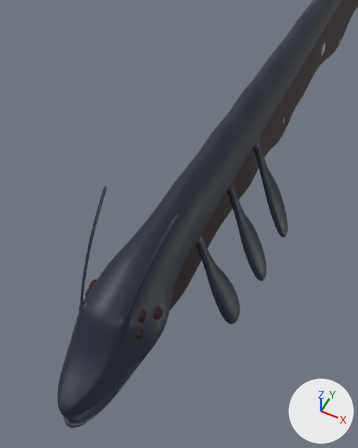
Renders of the FBX model Assets/Models/Monsters/EelModel.fbx from each side of a commit.
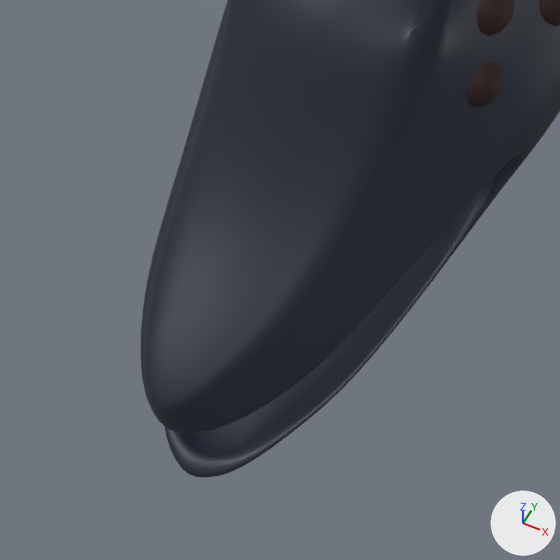
Each version appears first whole from a 50 mm camera at (10.3, -17.2, 25.6) aimed at (1.6, 0.1, 4.0), and next in a close-up on the part from 7% to 44% of the width and 70% to 100% of the height. The lights are fixed; the arrows at lower right show +X, +Y and +Z. Where no turn or scale is listed for an object, it has been applied to the vertices.

In view in the first close-up: 'eelBody', 'eelEyes'.
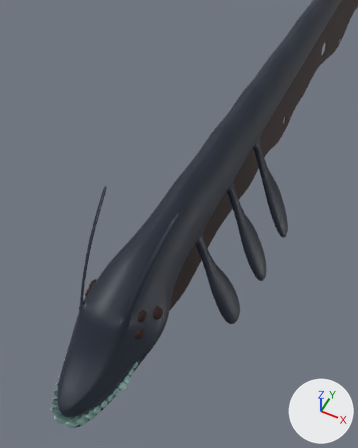
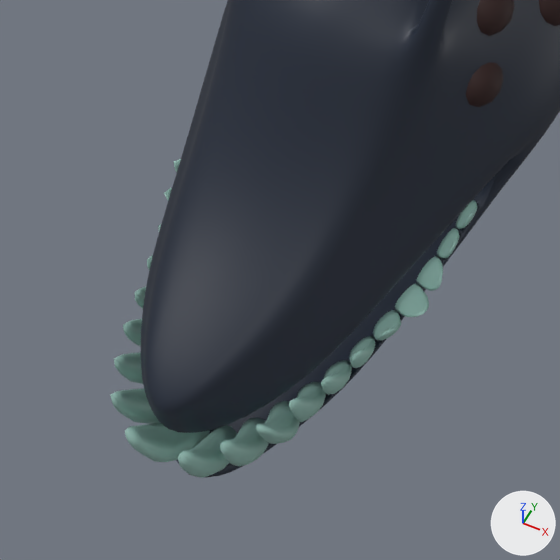
Commit message: eel swimming!

Patch to the scene script:
```diff
--- a/Assets/Models/Monsters/EelModel.fbx.py
+++ b/Assets/Models/Monsters/EelModel.fbx.py
@@ mat_teeth @@
+mat_teeth = principled_material('Teeth')
+mat_teeth.base_color = (0.27, 0.467, 0.415)  # cyan #8eb6ac
@@ me_cone @@
+me_cone.from_pydata(...)  # 1321 vertices, 1342 faces; spans x -2.19..2.19, y -11.17..-6.14, z -3.35..-1.38
+me_cone.materials.append(mat_teeth)  # cyan #8eb6ac
@@ ob_teeth @@
+ob_teeth = bpy.data.objects.new('Teeth', me_cone)
+ob_teeth.location = (0.0, 0.0, 0.0)
```

What differs and where, as boxes (x1, y1, x2, y2) in the close-ups (560 x 560 px):
'Teeth', added (cyan): after (110, 159, 477, 478)
